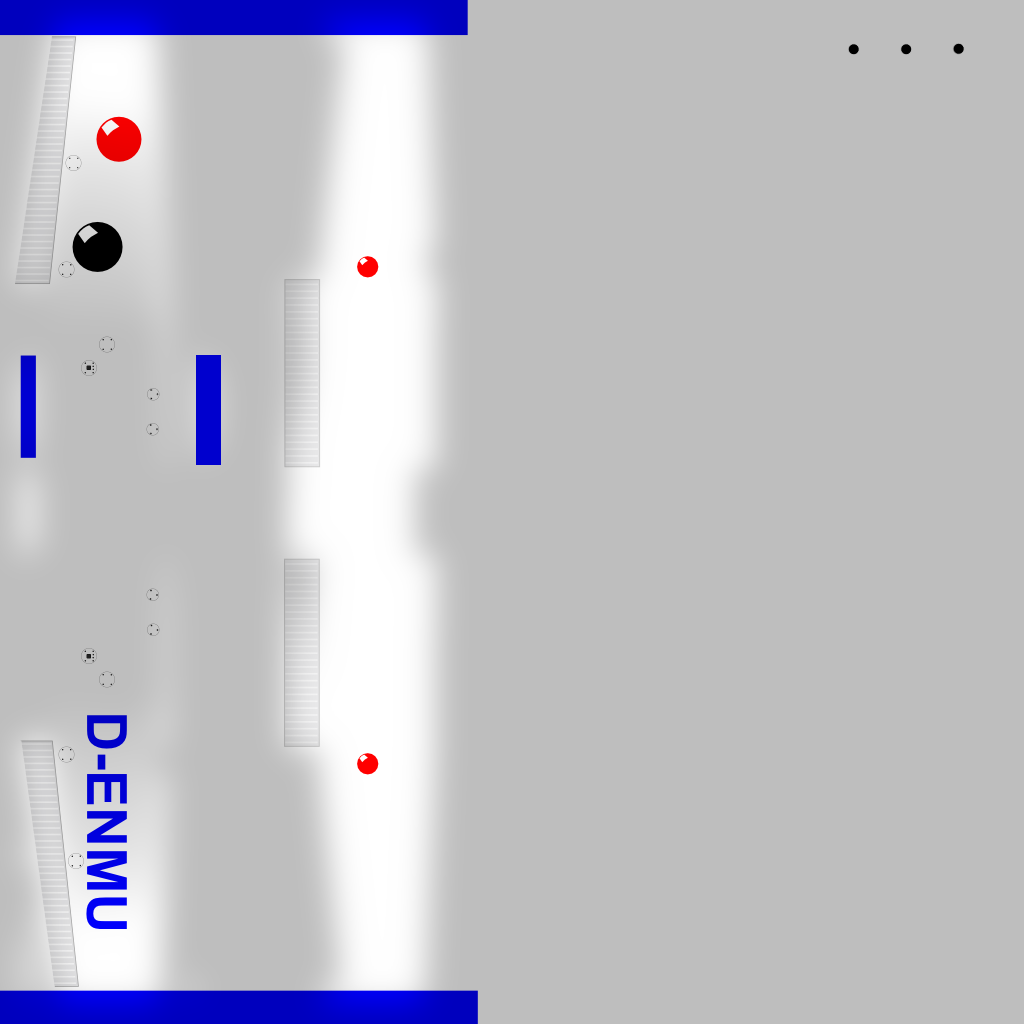
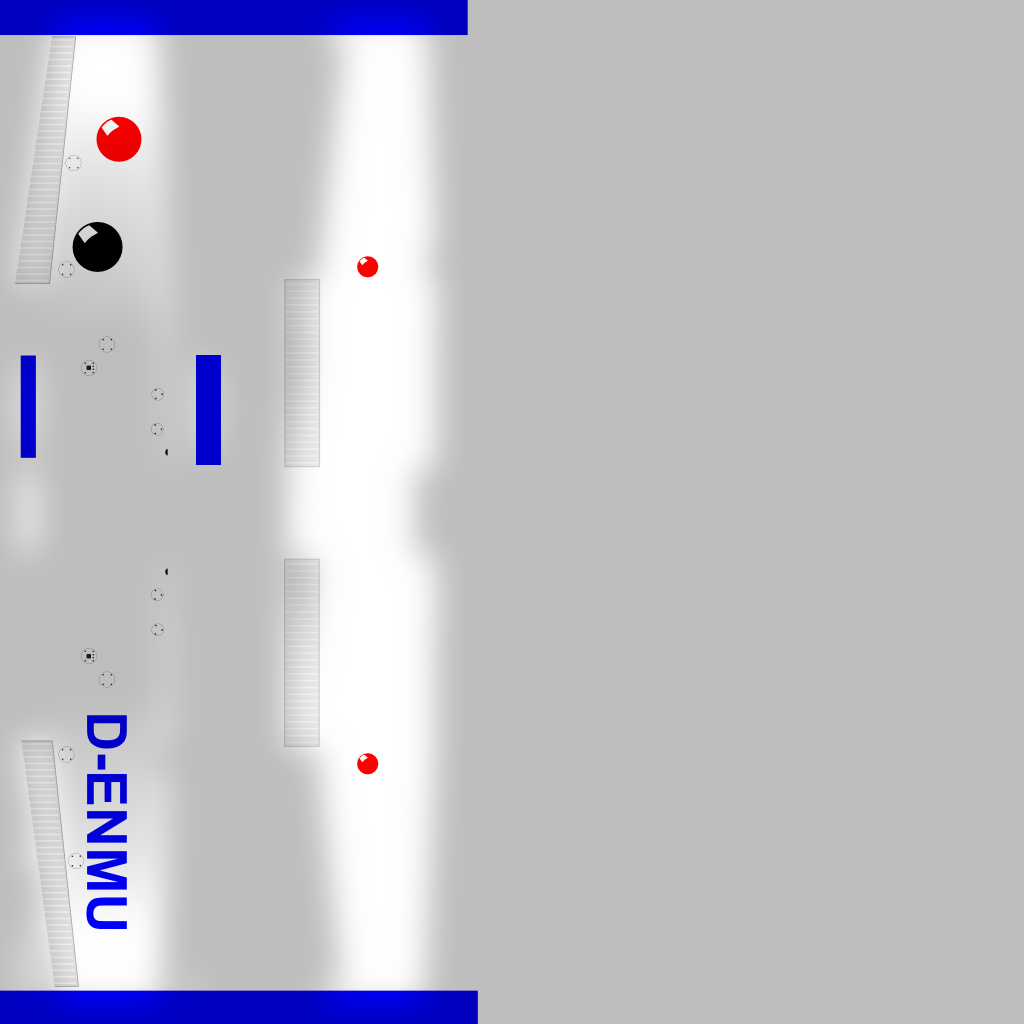
Layers edited between the first and the second 1024 x 1024 image:
added layer "Clipboard #2" above "Clipboard #1" over [151, 388, 168, 636]
painted on "Clipboard #1" over [146, 43, 965, 636]
